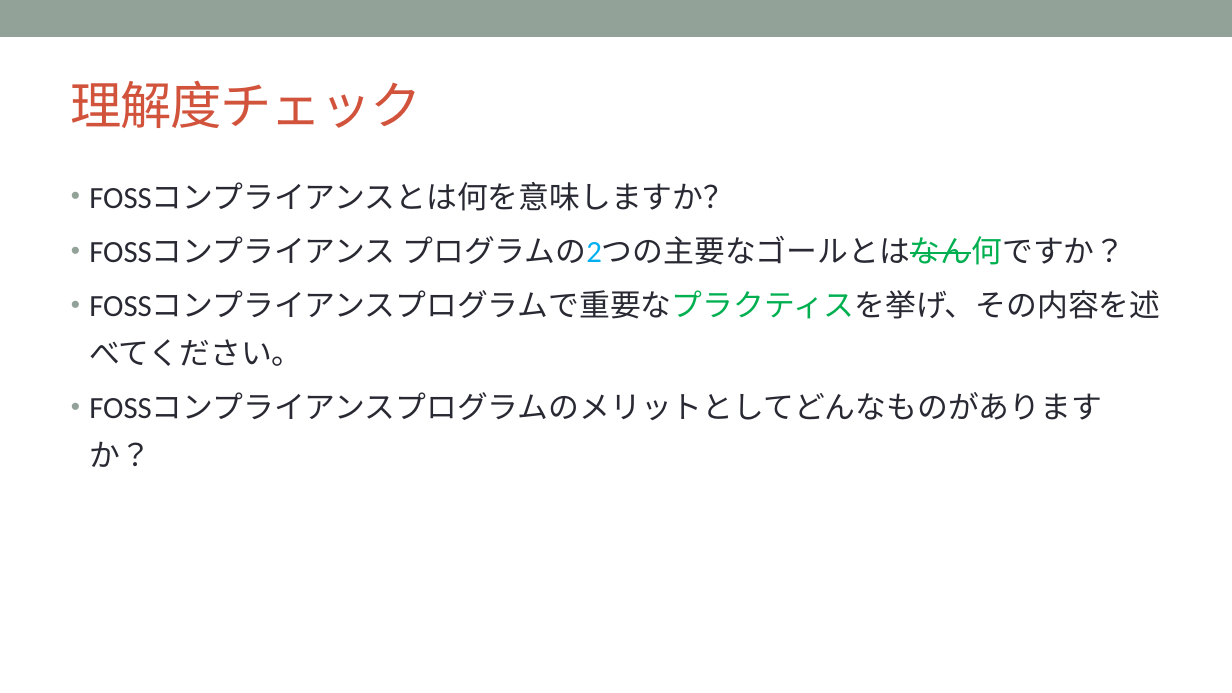
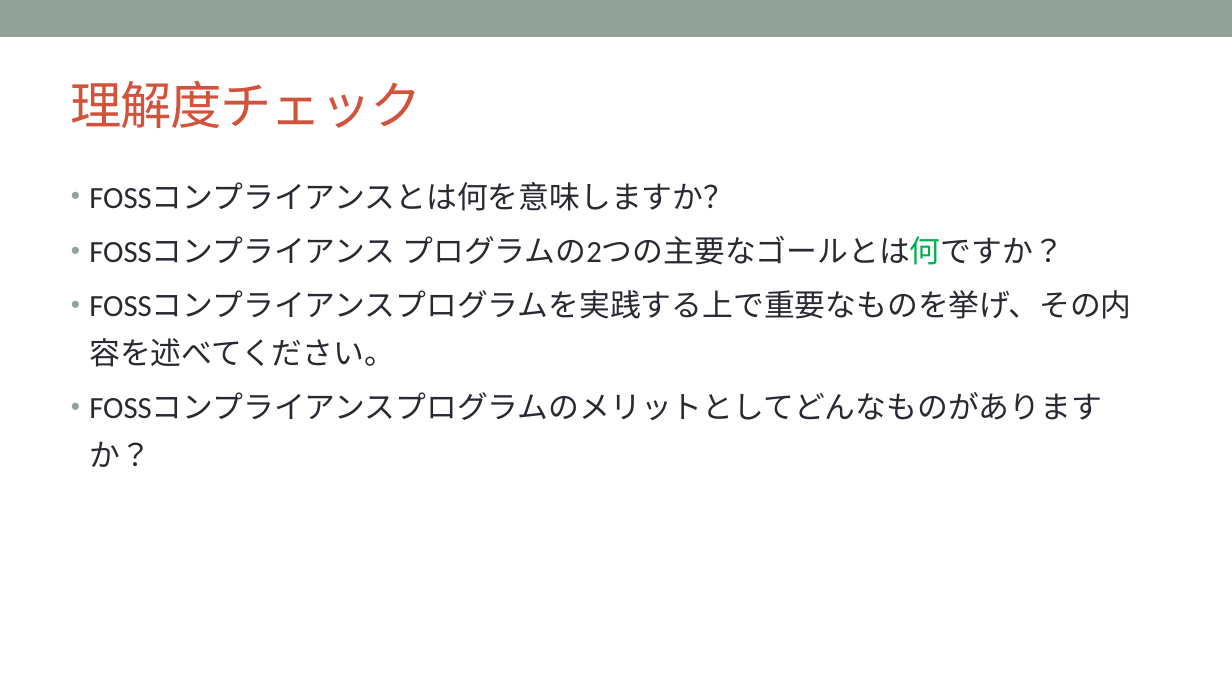
Before and after one commit to OpenChain-Project/Curriculum-Translation-JP, a slide deck: slide 32 of RC/openchain-curriculum-release-2-jp_rc1.0.pptx. Drawn at 1232x693 pixels with LibreOffice and Linux fonts; fonts in the diff are those of the drawing; background and template pictures are left out. Boxes give left, top, right and bottom in pixels: in the first picture for what was removed or moved away, otherwise in the second. Text is boxed around its words. In the diff, an @@ line names an element or a change of style, - is before the commit and + after.

```diff
--- a/RC/openchain-curriculum-release-2-jp_rc1.0.pptx
+++ b/RC/openchain-curriculum-release-2-jp_rc1.0.pptx
@@ text at (89, 236, 1131, 367): text changed @@
-• FOSSコンプライアンス プログラムの2つの主要なゴールとはなん何ですか？
-• FOSSコンプライアンスプログラムで重要なプラクティスを挙げ、その内容を述べてください。
+• FOSSコンプライアンス プログラムの2つの主要なゴールとは何ですか？
+• FOSSコンプライアンスプログラムを実践する上で重要なものを挙げ、その内容を述べてください。
```
Also in this commit, not shown: 21 other slides changed.
